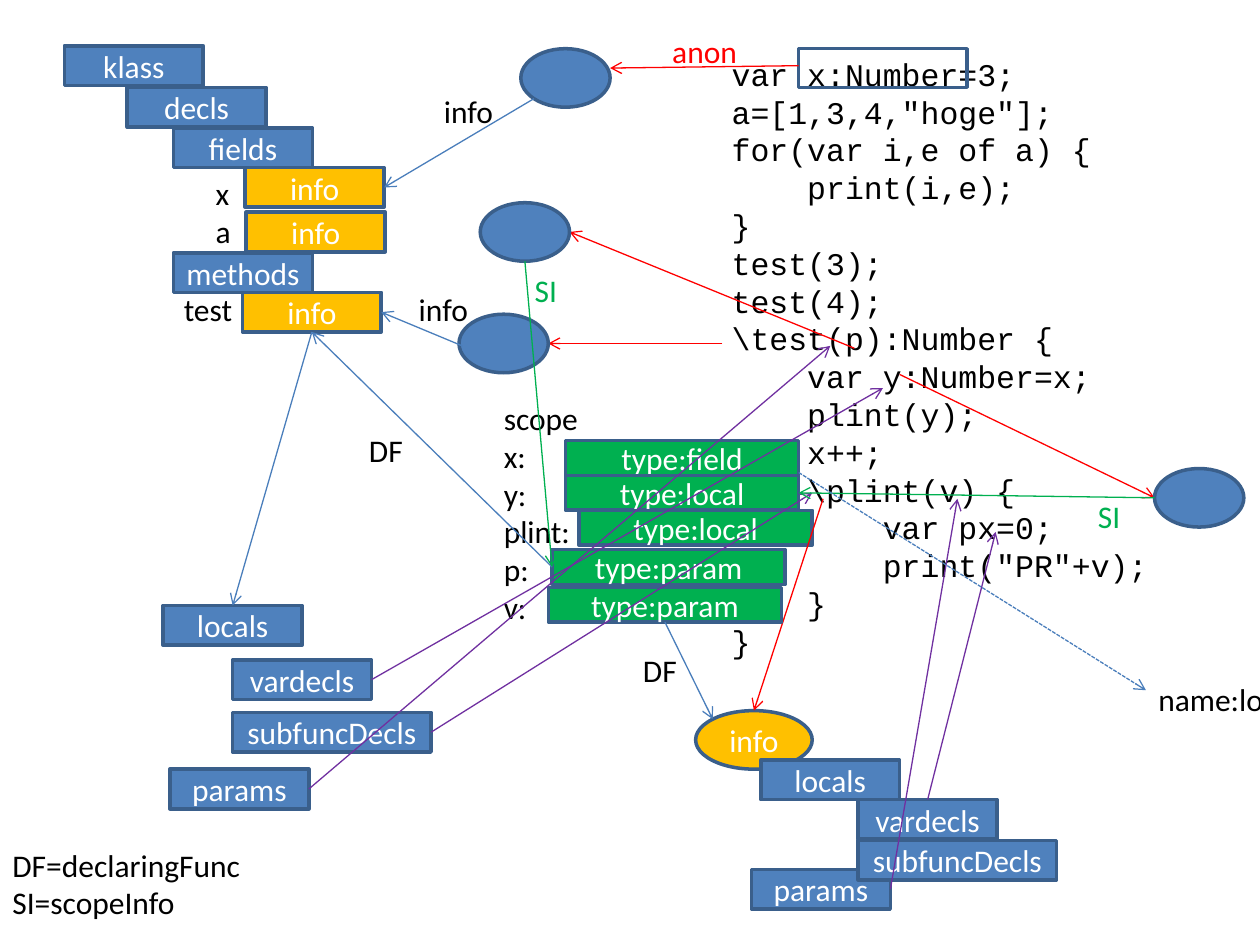
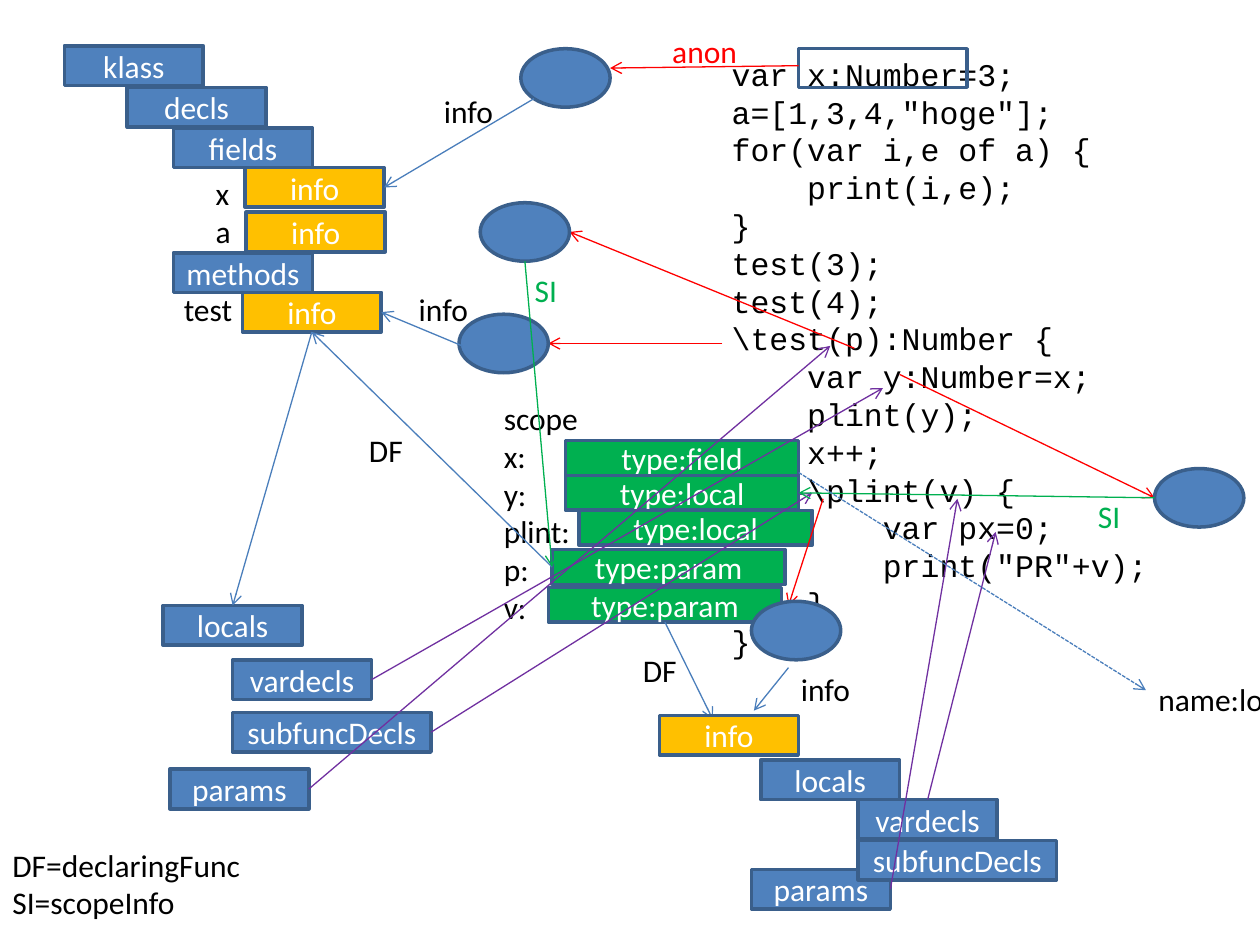
Before and after one commit to hoge1e3/Tonyu2, a slide deck: slide 1 of semantics.pptx. Drawn at 1260x945 pixels with LibreOffice and Linux fonts; fonts in the diff are those of the drawing. Boxes give left, top, right and bottom in pixels: in the first picture for what was removed or moved away, otherwise in the second. Text is boxed around its words. In the diff, an @@ line names an element or a change of style, - is before the commit and + after.

Commit message:
subFuncExpr->anon--s/finfo/info/g----> info

```diff
--- a/semantics.pptx
+++ b/semantics.pptx
@@ arrow moved from (823, 499) - (753, 711) to (823, 499) - (789, 606) @@
@@ ellipse added at <box>751,601,840,659</box>, fill #4F81BD, outline #3A5F8C 2 pt @@
@@ arrow added from (789, 668) to (753, 711), #4B7EBC 0.75 pt @@
@@ text added at <box>801,679,850,702</box>, 18 pt, text #000000 @@
+info
@@ rectangle "info": place and size @@
-rectangle "info" at <box>696,711,813,769</box>
+rectangle "info" at <box>659,716,798,755</box>
@@ rectangle "info" at <box>659,716,798,755</box>: ellipse to rectangle @@
```
Also in this commit, not shown: 2 other files.
